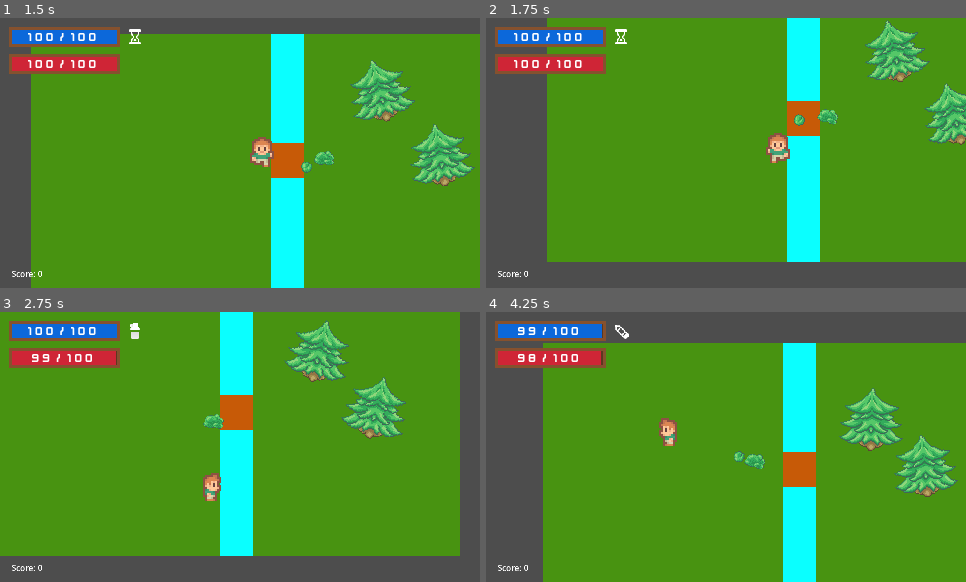
Above: before the commit, frames 1-4 (two rows, left to right).
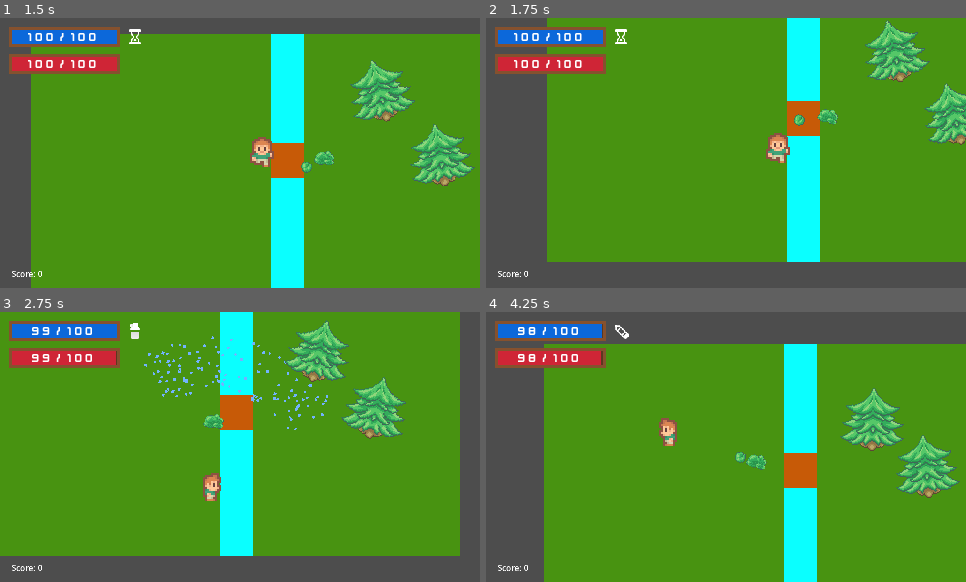
Above: after the commit, the same moments.

Repository: AndrewwAM/Project_KESS
Game: Godot game, scene res://levels/maps/patio.tscn
Two runs of this game, one before a commit and one after it. Both use one fixed random seed, a clock stepped at 60 frames per second and the inputs below.
Inputs (mouse positions are in pixels of both pictures, inside the frame that each line leads up to):
- Up to frame 1 (1.5 s): move the mouse to (345, 139) at 0.52 s; hold D (player_move_right) 0.53-1.28 s; hold Right mouse button (shoot_alt) 0.53-1.28 s; click (345, 139) at 0.8 s; move the mouse to (144, 166) at 1.27 s; hold S (player_move_down) from 1.28 s (still down); click (144, 166) at 1.35 s
- Up to frame 2 (1.75 s): keep holding S (player_move_down); right-click (630, 166) at 1.55 s
- Up to frame 3 (2.75 s): move the mouse to (288, 387) at 2.02 s; release S (player_move_down) at 2.03 s; hold D (player_move_right) from 2.03 s (still down); hold Right mouse button (shoot_alt) from 2.03 s (still down); click (288, 387) at 2.3 s
- Up to frame 4 (4.25 s): move the mouse to (702, 501) at 2.77 s; release D (player_move_right) at 2.78 s; release Right mouse button (shoot_alt) at 2.78 s; hold W (player_move_up) 2.78-3.53 s; click (702, 501) at 2.85 s; right-click (702, 501) at 3.05 s; move the mouse to (870, 487) at 3.52 s; hold A (player_move_left) from 3.53 s (still down); hold Right mouse button (shoot_alt) from 3.53 s (still down); click (870, 487) at 3.8 s; tap R (reload_water) at 4.15 s

Frame 1 is identical in both runs. In frame 2, 0.1% of the frame differs, in the area x 58-64%, y 47-54%; in frame 3, 0.9%; in frame 4, 3.1%, in the area x 8-100%, y 6-100%.

Commit message:
mejoras en el sistema de recargas

Diff:
--- a/entities/player/chorro.gd
+++ b/entities/player/chorro.gd
@@ -140,24 +140,22 @@
 			laser_line.add_point(Vector2.RIGHT * laser_length)
 
 func _unhandled_input(event: InputEvent) -> void:
+	if Engine.is_editor_hint():
+		return
+
 	# Cambiar modo con clic derecho
 	if event.is_action_pressed("shoot_alt") and !is_switching:
-		print("switching")
+		if player and player.get("is_reloading"):
+			return
+
 		is_switching = true
 		mode_changed.emit(current_mode, is_switching)
 		pause_shooting()
+
 		await get_tree().create_timer(switch_cooldown).timeout
-		print("switched")
-		is_switching=false
+
+		is_switching = false
 		toggle_mode()
-
-	# Disparar con clic izquierdo (mantener)
-	if event.is_action_pressed("shoot_main"):
-		print("trying to shoot!")
-		if tanque.has_water():
-			start_shooting()
-	elif event.is_action_released("shoot_main"):
-		stop_shooting()
 
 func _physics_process(delta: float) -> void:
 	if Engine.is_editor_hint():
--- a/entities/player/player.gd
+++ b/entities/player/player.gd
@@ -2,6 +2,7 @@
 
 @export var max_health: float = 100.0
 @export var speed: float = 150.0
+@export var charge_speed: float = 20.0
 @onready var camera: Camera2D = $Camera2D
 
 @export_group("Configuración de Cámara")
@@ -15,15 +16,31 @@
 var knockback_velocity: Vector2 = Vector2.ZERO
 
 @onready var Animator: AnimatedSprite2D = $AnimatedSprite2D
+@onready var tanque = $TanqueAgua
+@onready var chorro = $WeaponPivot/Chorro
 
 var last_direction: String = "down"
 var is_shooting: bool = false
+var is_reloading: bool = false
 var current_health: float = max_health
 
 signal health_changed(current_health: float, max_health: float)
 
-func _process(_delta: float) -> void:
-	is_shooting = Input.is_action_pressed("shoot_main")
+func _process(delta: float) -> void:
+	var reload_input = Input.is_action_pressed("reload_water")
+
+	if reload_input and not chorro.is_shooting and tanque.can_reload and not tanque.is_full():
+		is_reloading = true
+		tanque.reload(charge_speed * delta)
+	else:
+		is_reloading = false
+
+	if Input.is_action_pressed("shoot_main") and not is_reloading and tanque.has_water():
+		if not chorro.is_shooting:
+			chorro.start_shooting()
+	else:
+		if chorro.is_shooting:
+			chorro.stop_shooting()
 
 func _physics_process(delta: float) -> void:
 	var direction = Input.get_vector("player_move_left", "player_move_right", "player_move_up", "player_move_down")
--- a/entities/player/tanque_agua.gd
+++ b/entities/player/tanque_agua.gd
@@ -2,15 +2,11 @@
 
 signal water_changed(current: float, max_water: float)
 signal empty()
+signal full()
 
 @export var max_water: float = 100.0
 var current_water: float = 100.0
 var can_reload: bool = false
-
-func _process(_delta: float) -> void: #desesperado, pero funciona por ahora.
-	if Input.is_action_pressed("reload_water"):
-		if can_reload:
-			reload(0.2)
 
 func consume(amount: float) -> void:
 	if current_water <= 0: return
@@ -18,8 +14,6 @@
 	current_water -= amount
 	current_water = clamp(current_water, 0.0, max_water)
 	emit_signal("water_changed", current_water)
-
-	#print("Agua actual:", current_water)
 
 	if current_water <= 0:
 		emit_signal("empty")
@@ -31,10 +25,11 @@
 	current_water = clamp(current_water, 0.0, max_water)
 	emit_signal("water_changed", current_water)
 
-	#print("Recarga en curso:", current_water)
-
 	if current_water == max_water:
 		emit_signal("full")
 
 func has_water() -> bool:
 	return current_water > 0
+
+func is_full() -> bool:
+	return current_water >= max_water
--- a/levels/maps/big_yard.tscn
+++ b/levels/maps/big_yard.tscn
@@ -1,9 +1,13 @@
 [gd_scene format=4 uid="uid://mev8durgyrr4"]
 
+[ext_resource type="Script" uid="uid://djd4lhhssfn2t" path="res://autoloads/game_manager.gd" id="1_e5088"]
 [ext_resource type="Texture2D" uid="uid://cdxxpfnawhthe" path="res://levels/tilesets/Tileset_Ground.png" id="1_rb63n"]
 [ext_resource type="Texture2D" uid="uid://dxebtgqpxwvja" path="res://levels/tilesets/Tileset_Road.png" id="2_mqsvg"]
 [ext_resource type="Texture2D" uid="uid://b6jo2trbvnhsy" path="res://levels/tilesets/Tileset_Water.png" id="3_khace"]
 [ext_resource type="Texture2D" uid="uid://kqftstrwkeod" path="res://levels/tilesets/Tileset_Shadow.png" id="4_4am2k"]
+[ext_resource type="PackedScene" uid="uid://dvuoncnfp0hyo" path="res://levels/mechanics/recharg_zone.tscn" id="8_syceq"]
+[ext_resource type="PackedScene" uid="uid://uowd5d88lvv3" path="res://ui/game_over_screen.tscn" id="11_syceq"]
+[ext_resource type="PackedScene" uid="uid://dn5fpd31io1jq" path="res://ui/pause_menu.tscn" id="12_2ttd4"]
 [ext_resource type="Texture2D" uid="uid://dsx6wwi6355es" path="res://levels/tilesets/Trees_Bushes.png" id="77_uonvw"]
 [ext_resource type="Texture2D" uid="uid://rhsi5sphno63" path="res://levels/tilesets/Rocks.png" id="78_luh8l"]
 [ext_resource type="PackedScene" uid="uid://dyp2utfpvnict" path="res://entities/player/player.tscn" id="79_6pr64"]
@@ -1819,6 +1823,9 @@
 
 [sub_resource type="WorldBoundaryShape2D" id="WorldBoundaryShape2D_2idnh"]
 
+[sub_resource type="CircleShape2D" id="CircleShape2D_2ttd4"]
+radius = 78.10249
+
 [sub_resource type="CapsuleShape2D" id="CapsuleShape2D_d8dj5"]
 radius = 8.0
 height = 32.0
@@ -2007,8 +2014,11 @@
 [sub_resource type="CapsuleShape2D" id="CapsuleShape2D_buiq7"]
 radius = 8.0
 
-[node name="BigYard" type="Node2D" unique_id=740542095]
+[node name="BigYard" type="Node2D" unique_id=740542095 node_paths=PackedStringArray("player", "game_over_screen")]
 y_sort_enabled = true
+script = ExtResource("1_e5088")
+player = NodePath("Player")
+game_over_screen = NodePath("CanvasLayer/GameOverScreen")
 
 [node name="MAP" type="Node2D" parent="." unique_id=796414050]
 y_sort_enabled = true
@@ -2074,30 +2084,69 @@
 shape = SubResource("WorldBoundaryShape2D_2idnh")
 
 [node name="Agua" type="StaticBody2D" parent="NavigationRegion2D" unique_id=513647110]
+position = Vector2(-255, -174)
+
+[node name="Colision Agua4" type="CollisionPolygon2D" parent="NavigationRegion2D/Agua" unique_id=1713222361]
 visible = false
-position = Vector2(-255, -174)
-
-[node name="Colision Agua4" type="CollisionPolygon2D" parent="NavigationRegion2D/Agua" unique_id=1713222361]
 position = Vector2(1113, 660)
 polygon = PackedVector2Array(8, -122.5, 48, -122.5, 48, -138.5, 80, -138.5, 80, -169.5, 96, -169.5, 96, -214.5, 80, -214.5, 80, -244.5, 49, -244.5, 49, -261.5, 8, -260.5, 8, -244.5, -24, -244.5, -24, -212.5, -40, -212.5, -40, -170.5, -24, -170.5, -24, -138.5, 8, -138.5)
 
+[node name="RechargZone" parent="NavigationRegion2D/Agua/Colision Agua4" unique_id=619454915 instance=ExtResource("8_syceq")]
+position = Vector2(274.0728, -315.91852)
+
+[node name="CollisionShape2D" type="CollisionShape2D" parent="NavigationRegion2D/Agua/Colision Agua4/RechargZone" unique_id=1383334489]
+position = Vector2(-246.07281, 124.4185)
+shape = SubResource("CircleShape2D_2ttd4")
+
 [node name="Colision Agua" type="CollisionPolygon2D" parent="NavigationRegion2D/Agua" unique_id=746263628]
+visible = false
 position = Vector2(186, 355.5)
 polygon = PackedVector2Array(8, -122.5, 48, -122.5, 48, -138.5, 80, -138.5, 80, -169.5, 96, -169.5, 96, -214.5, 80, -214.5, 80, -244.5, 49, -244.5, 49, -261.5, 8, -260.5, 8, -244.5, -24, -244.5, -24, -212.5, -40, -212.5, -40, -170.5, -24, -170.5, -24, -138.5, 8, -138.5)
+
+[node name="RechargZone" parent="NavigationRegion2D/Agua/Colision Agua" unique_id=2140101603 instance=ExtResource("8_syceq")]
+position = Vector2(274.0728, -315.91852)
+
+[node name="CollisionShape2D" type="CollisionShape2D" parent="NavigationRegion2D/Agua/Colision Agua/RechargZone" unique_id=290084708]
+position = Vector2(-246.07281, 124.4185)
+shape = SubResource("CircleShape2D_2ttd4")
 
 [node name="Colision Agua2" type="CollisionPolygon2D" parent="NavigationRegion2D/Agua" unique_id=1008125798]
 position = Vector2(372, 711)
 polygon = PackedVector2Array(45, -109.5, 85, -109.5, 85, -125.5, 117, -125.5, 117, -156.5, 133, -156.5, 133, -201.5, 117, -201.5, 117, -231.5, 86, -231.5, 86, -248.5, 45, -247.5, 45, -231.5, 13, -231.5, 13, -199.5, -3, -199.5, -3, -157.5, 13, -157.5, 13, -125.5, 45, -125.5)
 
+[node name="RechargZone" parent="NavigationRegion2D/Agua/Colision Agua2" unique_id=1208250475 instance=ExtResource("8_syceq")]
+visible = false
+position = Vector2(274.0728, -315.91852)
+
+[node name="CollisionShape2D" type="CollisionShape2D" parent="NavigationRegion2D/Agua/Colision Agua2/RechargZone" unique_id=1722070326]
+position = Vector2(-209.07281, 134.9185)
+shape = SubResource("CircleShape2D_2ttd4")
+
 [node name="Colision Agua3" type="CollisionPolygon2D" parent="NavigationRegion2D/Agua" unique_id=463621727]
 position = Vector2(372, 710)
 polygon = PackedVector2Array(446, -269.5, 486, -269.5, 486, -285.5, 518, -285.5, 518, -316.5, 534, -316.5, 534, -361.5, 518, -361.5, 518, -391.5, 487, -391.5, 487, -408.5, 446, -407.5, 446, -391.5, 414, -391.5, 414, -359.5, 398, -359.5, 398, -317.5, 414, -317.5, 414, -285.5, 446, -285.5)
 
+[node name="RechargZone" parent="NavigationRegion2D/Agua/Colision Agua3" unique_id=1650415837 instance=ExtResource("8_syceq")]
+visible = false
+position = Vector2(274.0728, -315.91852)
+
+[node name="CollisionShape2D" type="CollisionShape2D" parent="NavigationRegion2D/Agua/Colision Agua3/RechargZone" unique_id=1962986233]
+position = Vector2(191.92719, -23.081497)
+shape = SubResource("CircleShape2D_2ttd4")
+
 [node name="Colision Agua5" type="CollisionPolygon2D" parent="NavigationRegion2D/Agua" unique_id=633805439]
 position = Vector2(1033, 355)
 polygon = PackedVector2Array(8, -122.5, 48, -122.5, 48, -138.5, 80, -138.5, 80, -169.5, 96, -169.5, 96, -214.5, 80, -214.5, 80, -244.5, 49, -244.5, 49, -261.5, 8, -260.5, 8, -244.5, -24, -244.5, -24, -212.5, -40, -212.5, -40, -170.5, -24, -170.5, -24, -138.5, 8, -138.5)
 
+[node name="RechargZone" parent="NavigationRegion2D/Agua/Colision Agua5" unique_id=2053311220 instance=ExtResource("8_syceq")]
+position = Vector2(274.0728, -315.91852)
+
+[node name="CollisionShape2D" type="CollisionShape2D" parent="NavigationRegion2D/Agua/Colision Agua5/RechargZone" unique_id=2113169661]
+position = Vector2(-244.07281, 122.91852)
+shape = SubResource("CircleShape2D_2ttd4")
+
 [node name="Obstáculos" type="StaticBody2D" parent="NavigationRegion2D" unique_id=62517597]
+visible = false
 
 [node name="CollisionShape2D42" type="CollisionShape2D" parent="NavigationRegion2D/Obstáculos" unique_id=1034595808]
 position = Vector2(823, 380)
@@ -2392,3 +2441,9 @@
 [node name="CanvasLayer" type="CanvasLayer" parent="." unique_id=1915508001]
 
 [node name="Hud" parent="CanvasLayer" unique_id=360316666 instance=ExtResource("81_2667m")]
+
+[node name="GameOverScreen" parent="CanvasLayer" unique_id=1587844308 instance=ExtResource("11_syceq")]
+visible = false
+
+[node name="PauseMenu" parent="CanvasLayer" unique_id=1777219579 instance=ExtResource("12_2ttd4")]
+visible = false
--- a/levels/maps/patio.tscn
+++ b/levels/maps/patio.tscn
@@ -4,12 +4,16 @@
 [ext_resource type="Script" uid="uid://djd4lhhssfn2t" path="res://autoloads/game_manager.gd" id="1_rkhqv"]
 [ext_resource type="Script" uid="uid://dphvr7ijr7lcv" path="res://levels/mechanics/water.gd" id="2_j0fve"]
 [ext_resource type="PackedScene" uid="uid://dbckofyj8auiy" path="res://entities/enemies/base_enemy.tscn" id="3_rsvi7"]
+[ext_resource type="PackedScene" uid="uid://dvuoncnfp0hyo" path="res://levels/mechanics/recharg_zone.tscn" id="4_gh2sf"]
 [ext_resource type="PackedScene" uid="uid://1f6kkn87hfqv" path="res://entities/enemies/speed_enemy.tscn" id="4_rkhqv"]
 [ext_resource type="PackedScene" uid="uid://fpw4f0fa5yqx" path="res://entities/enemies/tank_enemy.tscn" id="5_gh2sf"]
 [ext_resource type="PackedScene" uid="uid://dyp2utfpvnict" path="res://entities/player/player.tscn" id="6_h6ui8"]
 [ext_resource type="PackedScene" uid="uid://dn5fpd31io1jq" path="res://ui/pause_menu.tscn" id="6_j0fve"]
 [ext_resource type="PackedScene" uid="uid://uowd5d88lvv3" path="res://ui/game_over_screen.tscn" id="6_rsvi7"]
 [ext_resource type="PackedScene" uid="uid://dgr4tmbotpoj" path="res://ui/hud.tscn" id="7_ndmgu"]
+
+[sub_resource type="RectangleShape2D" id="RectangleShape2D_h6ui8"]
+size = Vector2(47, 280)
 
 [sub_resource type="RectangleShape2D" id="RectangleShape2D_w1q3l"]
 size = Vector2(33, 109)
@@ -100,6 +104,12 @@
 collision_mask = 2
 script = ExtResource("2_j0fve")
 
+[node name="RechargZone" parent="RechargeZones" unique_id=619454915 instance=ExtResource("4_gh2sf")]
+
+[node name="CollisionShape2D" type="CollisionShape2D" parent="RechargeZones/RechargZone" unique_id=1059962282]
+position = Vector2(256.5, 135)
+shape = SubResource("RectangleShape2D_h6ui8")
+
 [node name="CollisionShape2D" type="CollisionShape2D" parent="RechargeZones" unique_id=1306109417]
 position = Vector2(256.5, 54.5)
 shape = SubResource("RectangleShape2D_w1q3l")
--- /dev/null
+++ b/levels/mechanics/recharg_zone.gd
@@ -0,0 +1,13 @@
+extends Area2D
+
+func _on_body_entered(body: Node2D) -> void:
+    if body.is_in_group("Player"):
+        var tanque = body.get_node_or_null("TanqueAgua")
+        if tanque:
+            tanque.can_reload = true
+
+func _on_body_exited(body: Node2D) -> void:
+    if body.is_in_group("Player"):
+        var tanque = body.get_node_or_null("TanqueAgua")
+        if tanque:
+            tanque.can_reload = false
--- /dev/null
+++ b/levels/mechanics/recharg_zone.tscn
@@ -0,0 +1,7 @@
+[gd_scene format=3 uid="uid://dvuoncnfp0hyo"]
+
+[ext_resource type="Script" uid="uid://cmlpowd6whx3t" path="res://levels/mechanics/recharg_zone.gd" id="1_hlpay"]
+
+[node name="RechargZone" type="Area2D" unique_id=619454915]
+collision_mask = 2
+script = ExtResource("1_hlpay")
Not shown: 1 places in levels/maps/big_yard.tscn that only renumber resources
Not shown, added: levels/mechanics/recharg_zone.gd.uid
